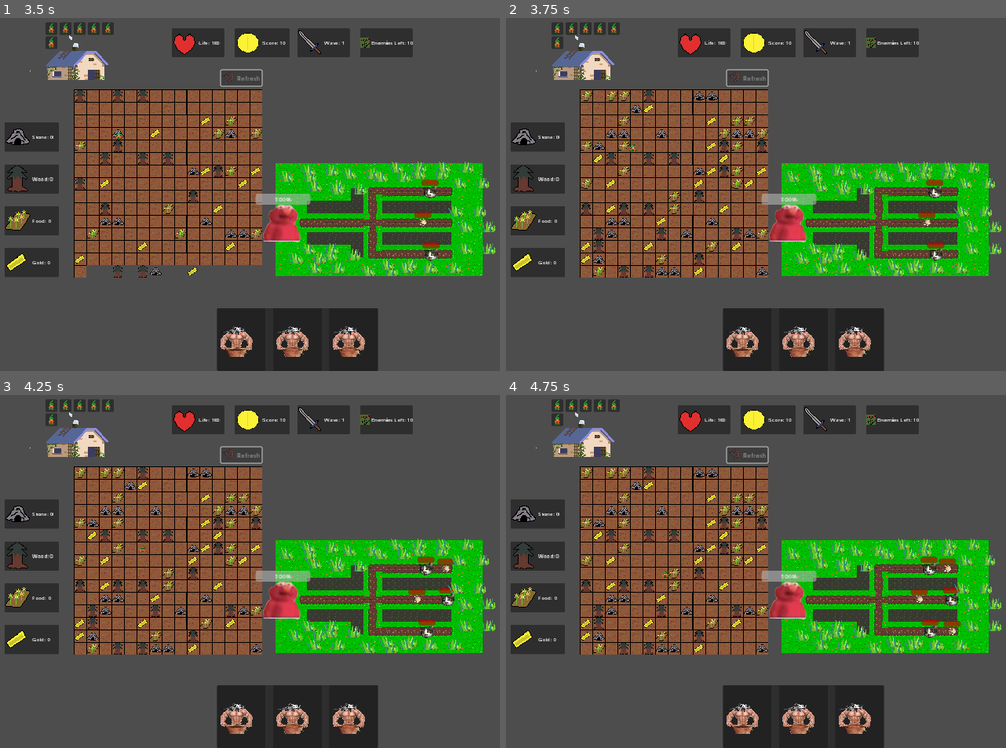
Above: before the commit, frames 1-4 (two rows, left to right).
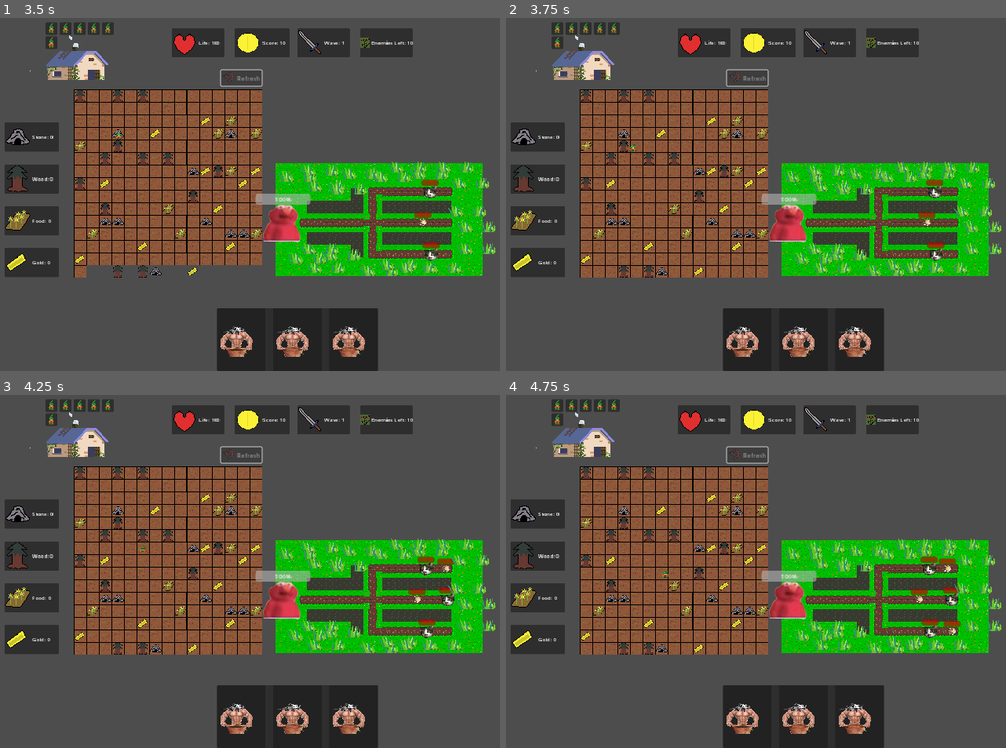
Above: after the commit, the same moments.

Repository: ConstantinBalan/2D_TowerDefense
Game: Godot game, scene res://Scenes/Levels/PlayableLevels/level1.tscn
The game is run twice, just before and just after one commit, with the same random seed, the same clock (stepped at 60 frames per second) and the same inputs. This scene is started directly instead of the project's main scene.
Inputs (mouse positions are in pixels of both pictures, inside the frame that each line leads up to):
- Up to frame 1 (3.5 s): click "Refresh" at 0.5 s; tap Enter (ui_accept) at 1.25, 1.52 s; move the mouse to (435, 176) at 1.27 s; hold D (MoveRight) 1.28-2 s; click (435, 176) at 1.42 s; drag from (170, 212) to (265, 265) at 2.02 s; move the mouse to (360, 116) at 2.77 s; hold D (MoveRight) from 2.78 s (still down)
- Up to frame 2 (3.75 s): release D (MoveRight) at 3.5 s; drag from (771, 265) to (616, 141) at 3.52 s
- Up to frame 3 (4.25 s): no input
- Up to frame 4 (4.75 s): move the mouse to (991, 624) at 4.27 s; hold A (MoveLeft) from 4.28 s (still down); tap Enter (ui_accept) at 4.52 s

Frame 1 is identical in both runs. In frame 2, 1.6% of the frame differs, in the area x 14-53%, y 20-74%; in frame 3, 1.6%; in frame 4, 1.6%.

Commit message:
Added saving for spawned resources on level

Diff:
--- a/Resources/level_state.gd
+++ b/Resources/level_state.gd
@@ -4,6 +4,7 @@
 @export var coins: int = 10
 @export var current_wave: int = 1
 @export var towers: Array[Dictionary] = []
+@export var spawned_resource_data : Dictionary = {}
 
 func save(path: String) -> void:
 	ResourceSaver.save(self, path)
--- a/Scenes/Levels/PlayableLevels/level1.tscn
+++ b/Scenes/Levels/PlayableLevels/level1.tscn
@@ -127,7 +127,7 @@
 }
 point_count = 2
 
-[node name="Level1" type="Node2D" node_paths=PackedStringArray("canvas_layer", "resource_gen")]
+[node name="Level1" type="Node2D" node_paths=PackedStringArray("canvas_layer", "resource_gen") groups=["level"]]
 script = ExtResource("1_vv1fx")
 canvas_layer = NodePath("GameUI")
 resource_gen = NodePath("ResourceGenerator")
--- a/Scripts/Autoloaded Scripts/game_manager.gd
+++ b/Scripts/Autoloaded Scripts/game_manager.gd
@@ -37,5 +37,10 @@
 	level_state.towers = towers
 	save_game()
 
+func save_resource_data(level_name: String, resource_data: Dictionary) -> void:
+	var level_state = game_state.get_or_create_level_state(level_name)
+	level_state.spawned_resource_data = resource_data
+	save_game()
+
 func get_level_state(level_name: String) -> LevelState:
 	return game_state.get_or_create_level_state(level_name)
--- a/Scripts/ResourceGenScripts/resource_generator.gd
+++ b/Scripts/ResourceGenScripts/resource_generator.gd
@@ -34,8 +34,11 @@
 }
 var gatherers: Array[Gatherer] = []
 var occupied_cells: Dictionary = {}
+var level_name
 
 func _ready():
+	level_name = get_tree().get_first_node_in_group("level").name
+	print(level_name)
 	set_process_input(true)
 	spawn_ground()
 	setup_gatherer_icons()
@@ -66,14 +69,30 @@
 			await get_tree().create_timer(0.0001).timeout
 	ground_placed = true
 	if ground_placed:
-		spawn_resources()
+		load_resources()
 
 func spawn_resources():
+	var resource_save_data = {}
 	for y in range(GRID_WIDTH):
 		for x in range(GRID_HEIGHT):
 			if randf() < 0.2:  # 20% chance to spawn a resource
 				var resource = RESOURCE_TYPES[randi() % RESOURCE_TYPES.size()]
 				tile_map.set_cell(1, Vector2i(x, y), 0, resource_tiles[resource])
+				resource_save_data["%d,%d" % [x, y]] = resource
+	GameManager.save_resource_data(level_name, resource_save_data)
+
+func load_resources():
+	var level_state = GameManager.get_level_state(level_name)
+
+	if level_state.spawned_resource_data.is_empty():
+		spawn_resources()
+	else:
+		for pos_str in level_state.spawned_resource_data:
+			var pos = pos_str.split(",")
+			var x = int(pos[0])
+			var y = int(pos[1])
+			var resource = level_state.spawned_resource_data[pos_str]
+			tile_map.set_cell(1, Vector2i(x, y), 0, resource_tiles[resource])
 
 func remove_resources(tilemap: TileMap ,layer: int):
 	tilemap.clear_layer(layer)
